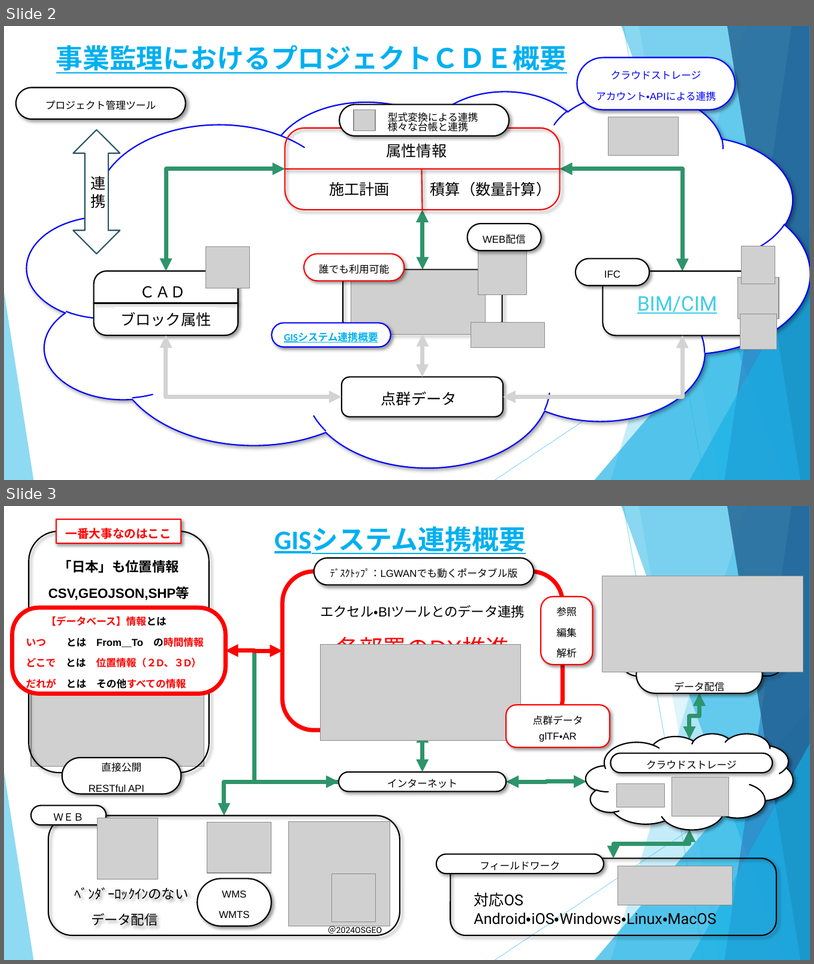
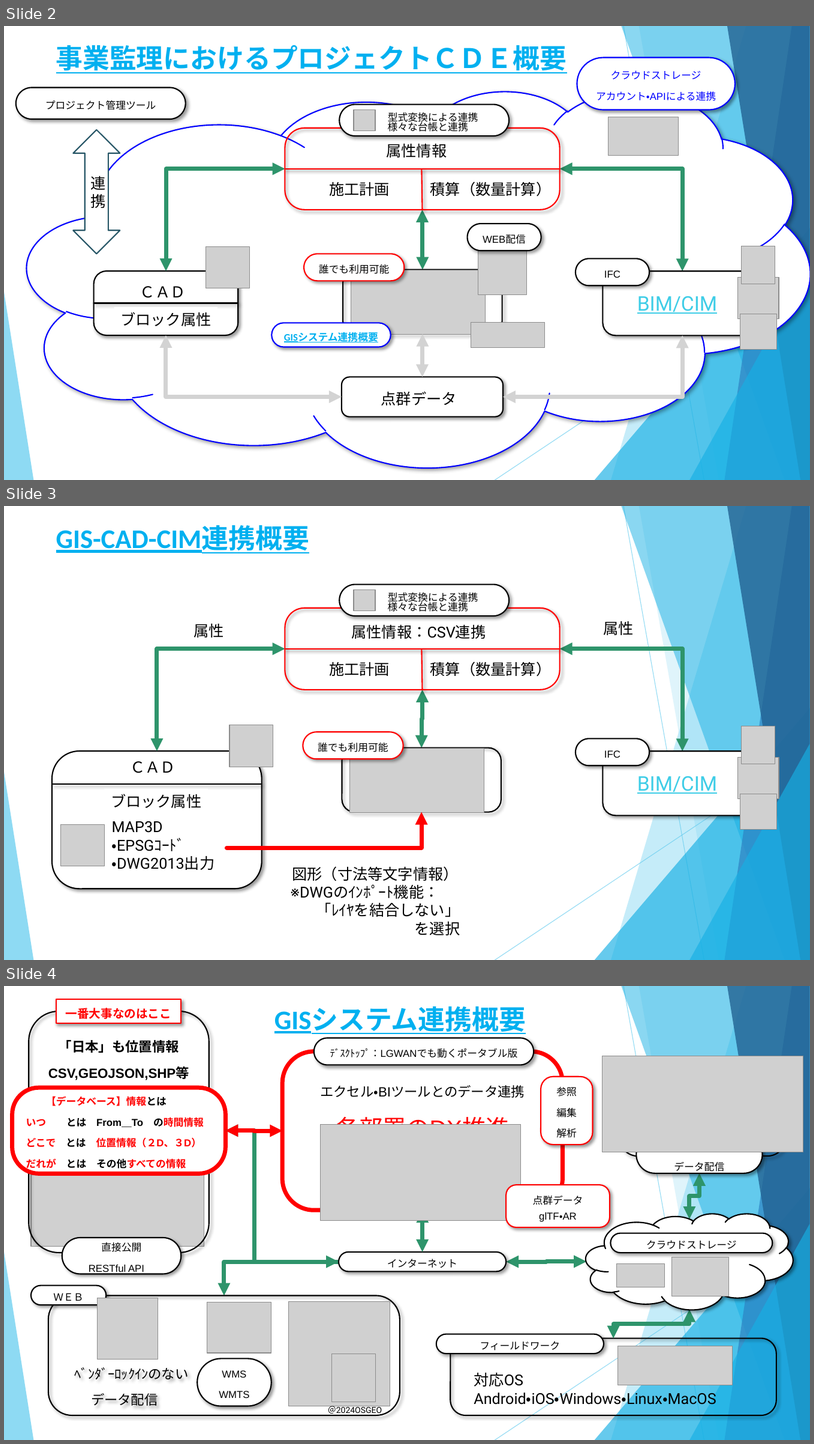
Before and after one commit to yamamoto-ryuzo/portal, a slide deck: パワーポイント/プロジェクトCDE.pptx. Shown one above the other, each under a label of ours: slides 2 and 3 before the commit, slides 2, 3 and 4 after it. The pictures are 814x964 and 814x1444 pixels, drawn with LibreOffice and Linux fonts; fonts in the diff are those of the drawing; grey boxes stand for pictures. Boxes give left, top, right and bottom in pixels: in the first picture for what was removed or moved away, otherwise in the second. Text is boxed around its words. In the diff, an @@ line names an element or a change of style, - is before the commit and + after.

```diff
--- a/パワーポイント/プロジェクトCDE.pptx
+++ b/パワーポイント/プロジェクトCDE.pptx
@@ slide 3 added at (x1=4, y1=506, x2=810, y2=960), background #FFFFFF; not listed: 10 template elements that a slide beside it also shows @@
@@ text added at (x1=56, y1=526, x2=309, y2=553), 32 pt, text #00B0F0, bold, underline @@
+GIS-CAD-CIM連携概要
@@ group added at (x1=285, y1=585, x2=561, y2=690): 3 texts, 2 lines, 2 rounded rectangles, 1 picture @@
+属性情報：CSV連携
+施工計画
+積算（数量計算）
+型式変換による連携
+様々な台帳と連携
@@ text added at (x1=194, y1=623, x2=224, y2=637), 18 pt, text #000000 @@
+属性
@@ text added at (x1=604, y1=621, x2=634, y2=635), 18 pt, text #000000 @@
+属性
@@ elbow double arrow added from (157, 751) to (285, 649), #2E946B 5 pt @@
@@ elbow double arrow added from (683, 751) to (560, 649), #2E946B 5 pt @@
@@ elbow double arrow added from (422, 747) to (423, 690), #2E946B 5 pt @@
@@ picture added at (x1=230, y1=725, x2=273, y2=767) @@
@@ rounded rectangle added at (x1=303, y1=732, x2=403, y2=759), fill #FFFFFF, outline #FF0000 1.5 pt, 12 pt, text #000000 @@
+誰でも利用可能
@@ rounded rectangle added at (x1=576, y1=738, x2=650, y2=766), fill #FFFFFF, outline #000000 1.5 pt, 12 pt, text #000000 @@
+IFC
@@ picture added at (x1=742, y1=726, x2=776, y2=764) @@
@@ rounded rectangle added at (x1=342, y1=747, x2=501, y2=811), outline #000000 1.5 pt @@
@@ picture added at (x1=350, y1=748, x2=485, y2=813) @@
@@ rounded rectangle added at (x1=603, y1=751, x2=762, y2=815), fill #FFFFFF, outline #000000 1.5 pt @@
@@ picture added at (x1=738, y1=757, x2=779, y2=798) @@
@@ group added at (x1=52, y1=751, x2=262, y2=888): 1 rounded rectangle, 1 text, 1 line, 1 rectangle @@
+ＣＡＤ
+ブロック属性
@@ text added at (x1=638, y1=776, x2=718, y2=793), 24 pt, text #3FCDE7, underline @@
+BIM/CIM
@@ picture added at (x1=740, y1=793, x2=777, y2=829) @@
@@ picture added at (x1=61, y1=824, x2=104, y2=866) @@
@@ text added at (x1=112, y1=821, x2=215, y2=870), 18 pt, text #000000 @@
+MAP3D
+・EPSGｺｰﾄﾞ
+・DWG2013出力
@@ elbow arrow added from (227, 848) to (422, 812), #FF0000 5 pt @@
@@ text added at (x1=291, y1=866, x2=461, y2=935), 18 pt, text #000000 @@
+図形（寸法等文字情報）
+※DWGのｲﾝﾎﾟｰﾄ機能：
+「ﾚｲﾔを結合しない」
+を選択
@@ what was slide 3 is now slide 4 @@
```
Also in this commit, not shown: 1 other file.
